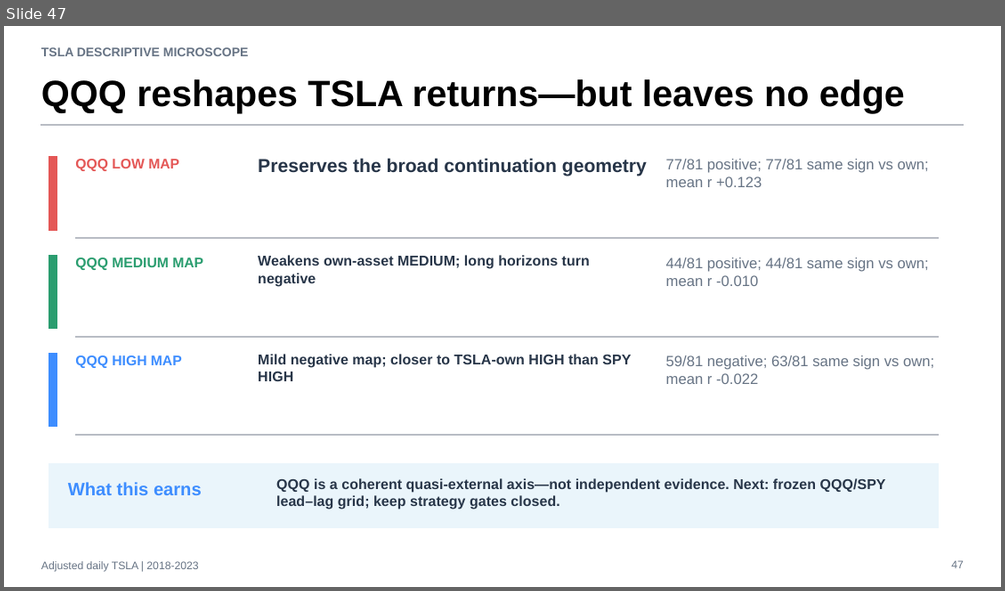
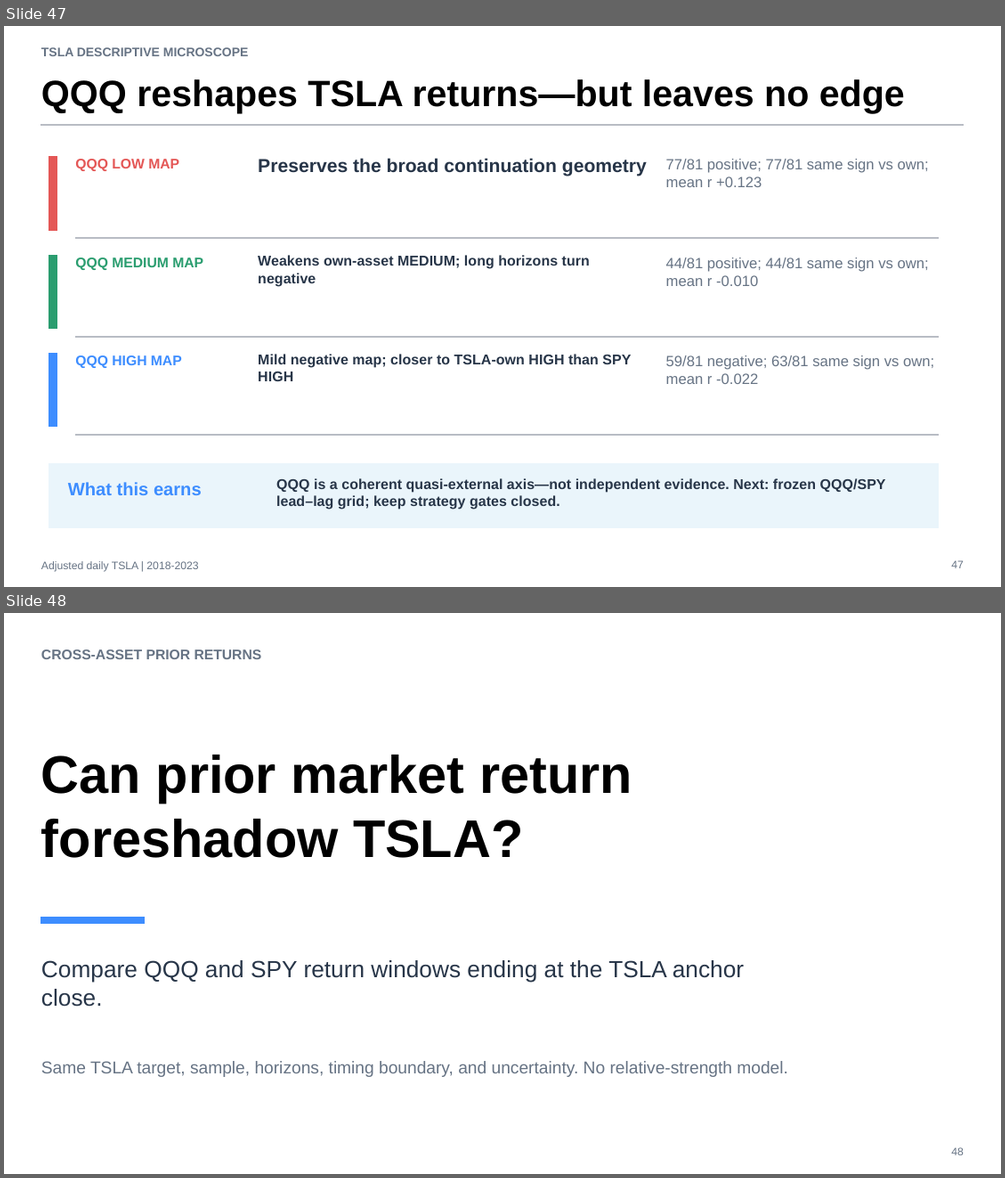
Before and after one commit to Francisc0Franc0/Time-Series-Modeling-Gen5, a slide deck: operator_hypothesis_lab/presentations/tsla_descriptive_microscope_evidence.pptx. Shown one above the other, each under a label of ours: slide 47 before the commit, slides 47 and 48 after it. The pictures are 1005x591 and 1005x1178 pixels, drawn with LibreOffice and Linux fonts; fonts in the diff are those of the drawing. Boxes give left, top, right and bottom in pixels: in the first picture for what was removed or moved away, otherwise in the second. Text is boxed around its words. In the diff, an @@ line names an element or a change of style, - is before the commit and + after.

Commit message:
Add QQQ SPY prior return slice

```diff
--- a/operator_hypothesis_lab/presentations/tsla_descriptive_microscope_evidence.pptx
+++ b/operator_hypothesis_lab/presentations/tsla_descriptive_microscope_evidence.pptx
@@ slide 48 added at [4,613,1001,1174], background #FFFFFF @@
@@ text added at [41,649,262,659], 13.5 pt, text #667384, bold @@
+CROSS-ASSET PRIOR RETURNS
@@ text added at [41,755,632,858], 51 pt, text #000000, bold @@
+Can prior market return foreshadow TSLA?
@@ rectangle added at [41,916,145,923], fill #3D8DFF, outline #3D8DFF 0 pt @@
@@ text added at [41,960,744,1006], 22.5 pt, text #273548 @@
+Compare QQQ and SPY return windows ending at the TSLA anchor close.
@@ text added at [41,1061,788,1077], 16.5 pt, text #667384 @@
+Same TSLA target, sample, horizons, timing boundary, and uncertainty. No relative-strength model.
@@ text added at [951,1147,963,1155], 10.5 pt, text #667384 @@
+48
```
Also in this commit, not shown: 5 other slides added, 4 other files.
